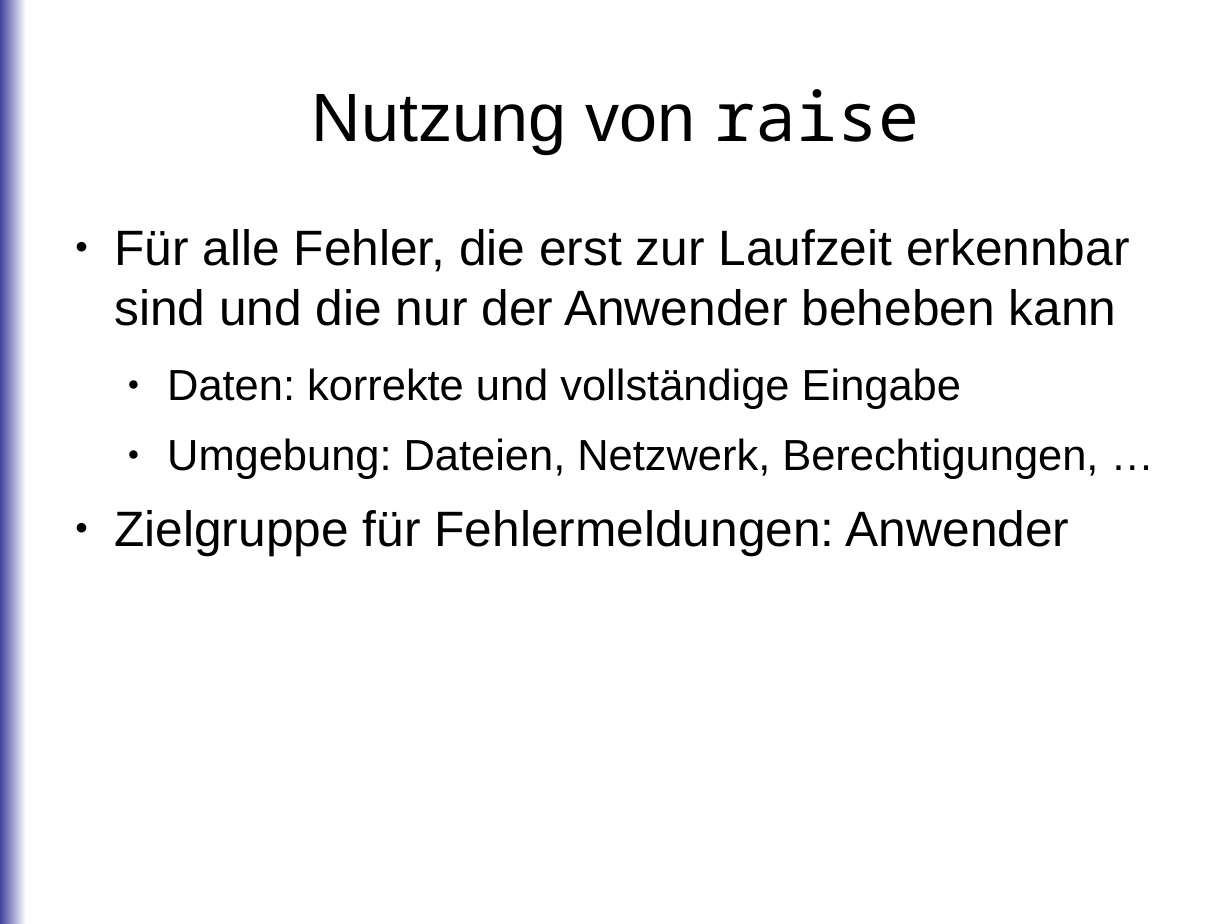
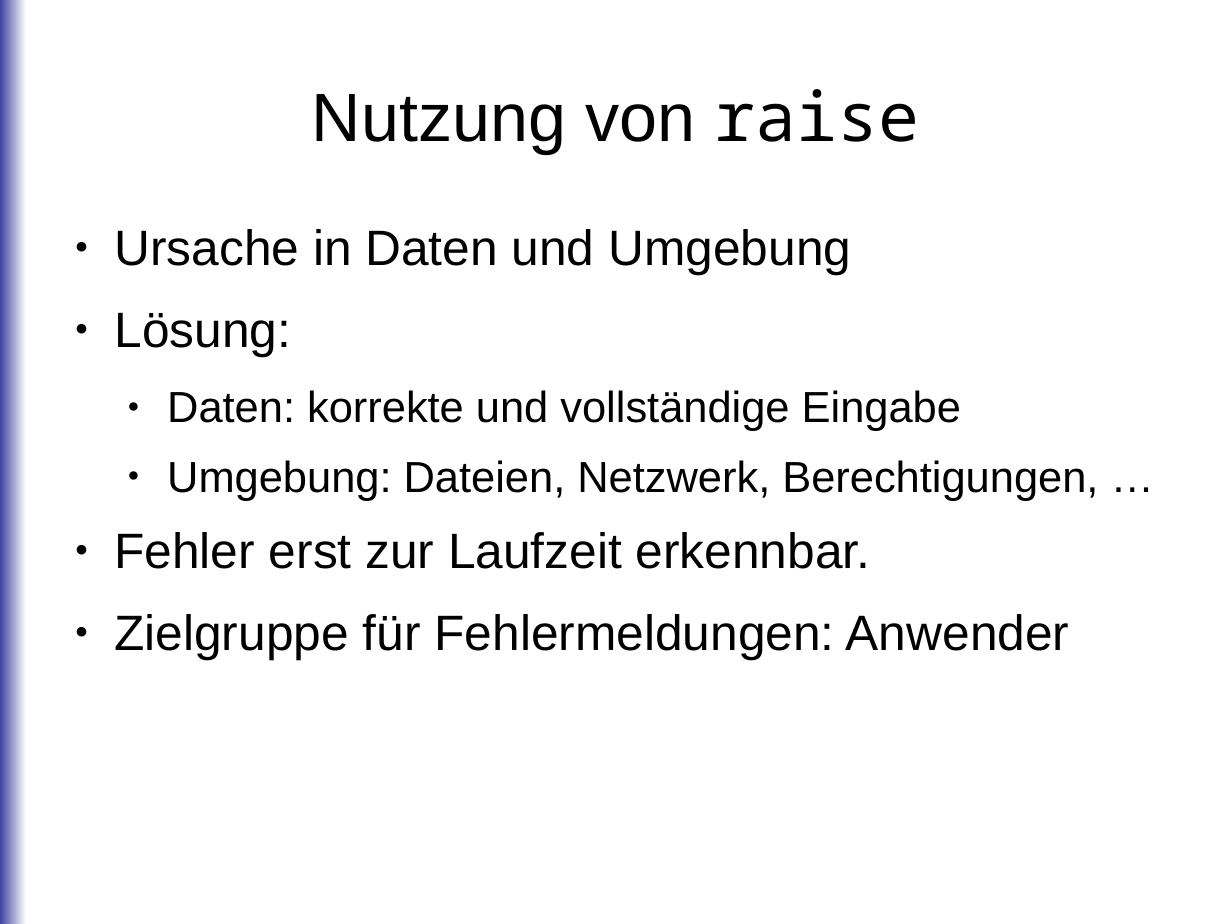
Before and after one commit to roskakori/talks, a slide deck: slide 26 of pygraz/errorhandling/Loesunsorientierte Fehlerbehandlung in Python.odp (slide 25 before the commit). Drawn at 1232x924 pixels with LibreOffice and Linux fonts; fonts in the diff are those of the drawing. Boxes give left, top, right and bottom in pixels: in the first picture for what was removed or moved away, otherwise in the second. Text is boxed around its words. In the diff, an @@ line names an element or a change of style, - is before the commit and + after.

```diff
--- a/pygraz/errorhandling/Loesunsorientierte Fehlerbehandlung in Python.odp
+++ b/pygraz/errorhandling/Loesunsorientierte Fehlerbehandlung in Python.odp
@@ text at [114,229,851,357]: text changed @@
-● Für alle Fehler, die erst zur Laufzeit erkennbar sind und die nur der Anwender beheben kann
+● Ursache in Daten und Umgebung
+● Lösung:
@@ text at [114,532,871,569]: paragraph added @@
+● Fehler erst zur Laufzeit erkennbar.
```
Also in this commit, not shown: 13 other slides changed, 2 slides added, 3 other files.
